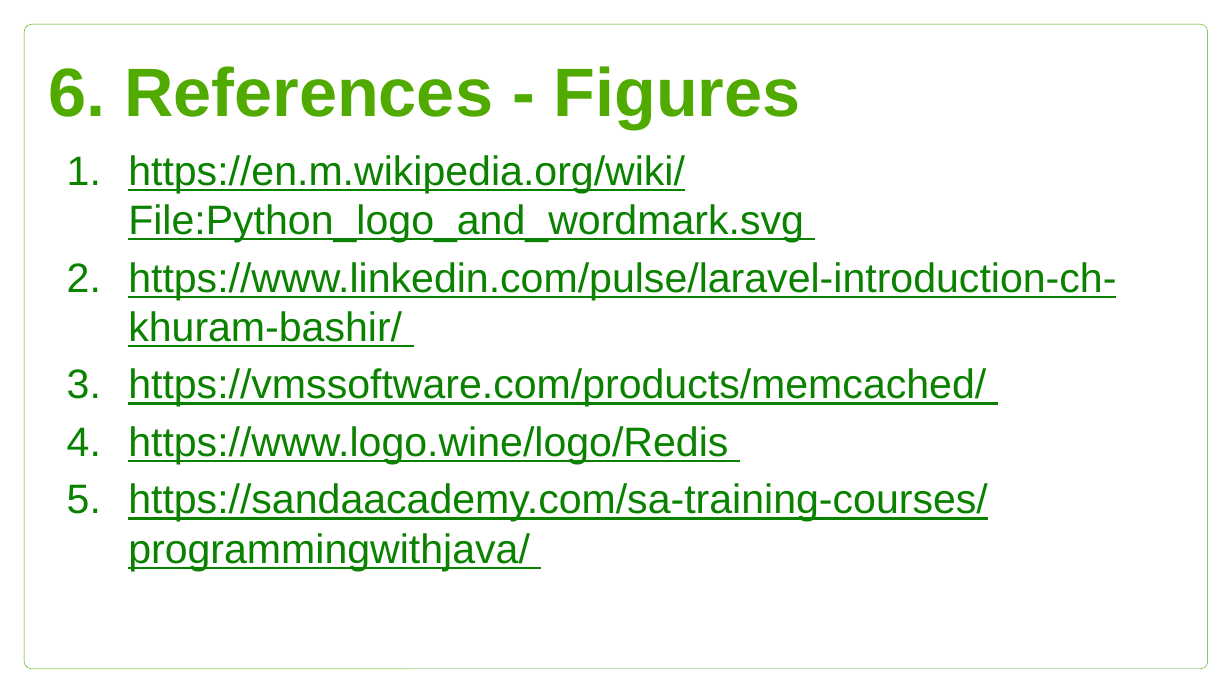
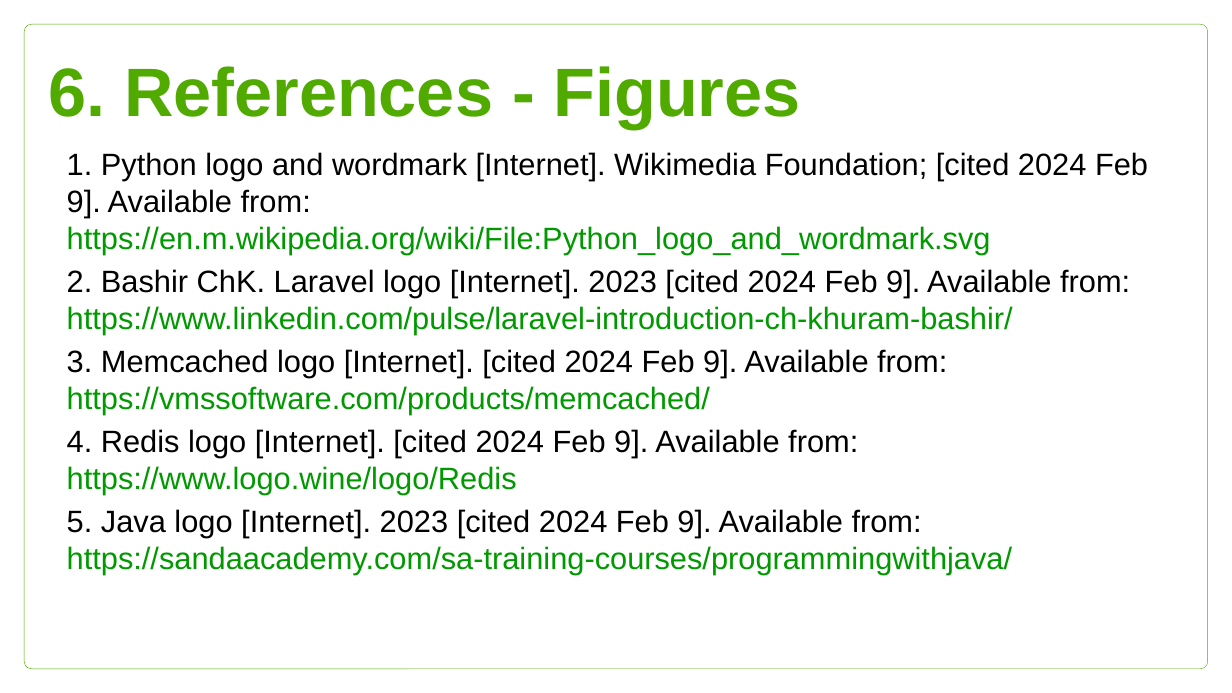
Before and after one commit to Btibor02/GroupWork, a slide deck: slide 25 of Groupwork ppt.pptx. Drawn at 1232x693 pixels with LibreOffice and Linux fonts; fonts in the diff are those of the drawing; background and template pictures are left out. Boxes give left, top, right and bottom in pixels: in the first picture for what was removed or moved away, otherwise in the second. Text is boxed around its words. In the diff, an @@ line names an element or a change of style, - is before the commit and + after.

```diff
--- a/Groupwork ppt.pptx
+++ b/Groupwork ppt.pptx
@@ subtitle at [67, 152, 1148, 575]: text changed; size 24 to 18 pt; text colour #0A8200 to #000000 @@
-1. https://en.m.wikipedia.org/wiki/File:Python_logo_and_wordmark.svg
-2. https://www.linkedin.com/pulse/laravel-introduction-ch-khuram-bashir/
-3. https://vmssoftware.com/products/memcached/
-4. https://www.logo.wine/logo/Redis
-5. https://sandaacademy.com/sa-training-courses/programmingwithjava/
+1. Python logo and wordmark [Internet]. Wikimedia Foundation; [cited 2024 Feb 9]. Available from: https://en.m.wikipedia.org/wiki/File:Python_logo_and_wordmark.svg
+2. Bashir ChK. Laravel logo [Internet]. 2023 [cited 2024 Feb 9]. Available from: https://www.linkedin.com/pulse/laravel-introduction-ch-khuram-bashir/
+3. Memcached logo [Internet]. [cited 2024 Feb 9]. Available from: https://vmssoftware.com/products/memcached/
+4. Redis logo [Internet]. [cited 2024 Feb 9]. Available from: https://www.logo.wine/logo/Redis
+5. Java logo [Internet]. 2023 [cited 2024 Feb 9]. Available from: https://sandaacademy.com/sa-training-courses/programmingwithjava/
```
Also in this commit, not shown: 7 other slides changed.
